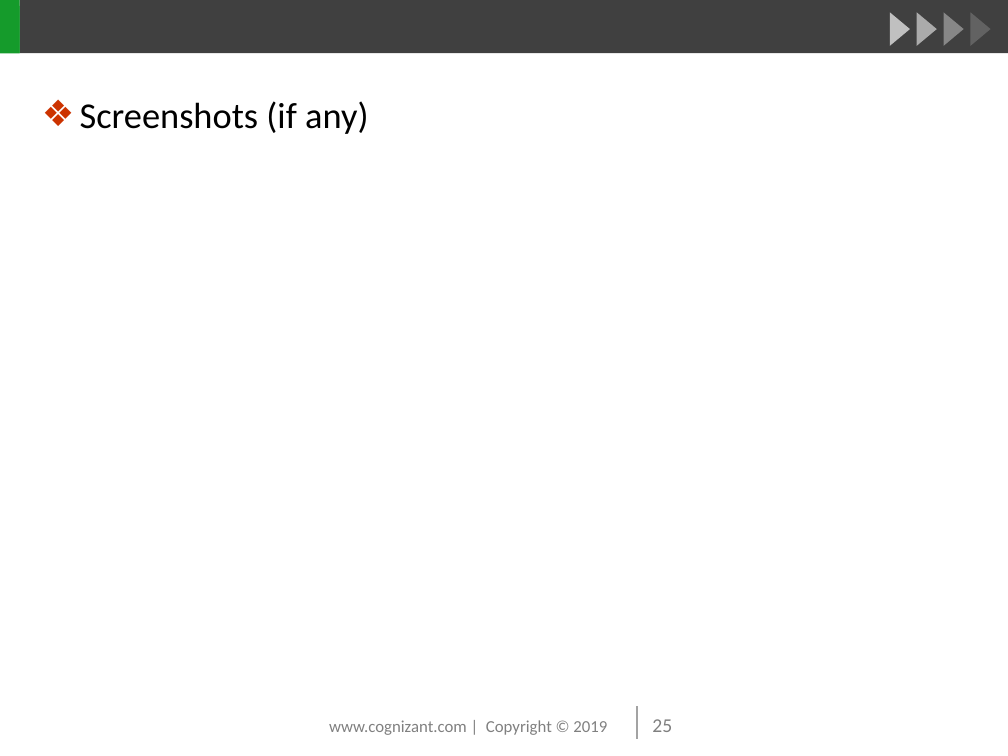
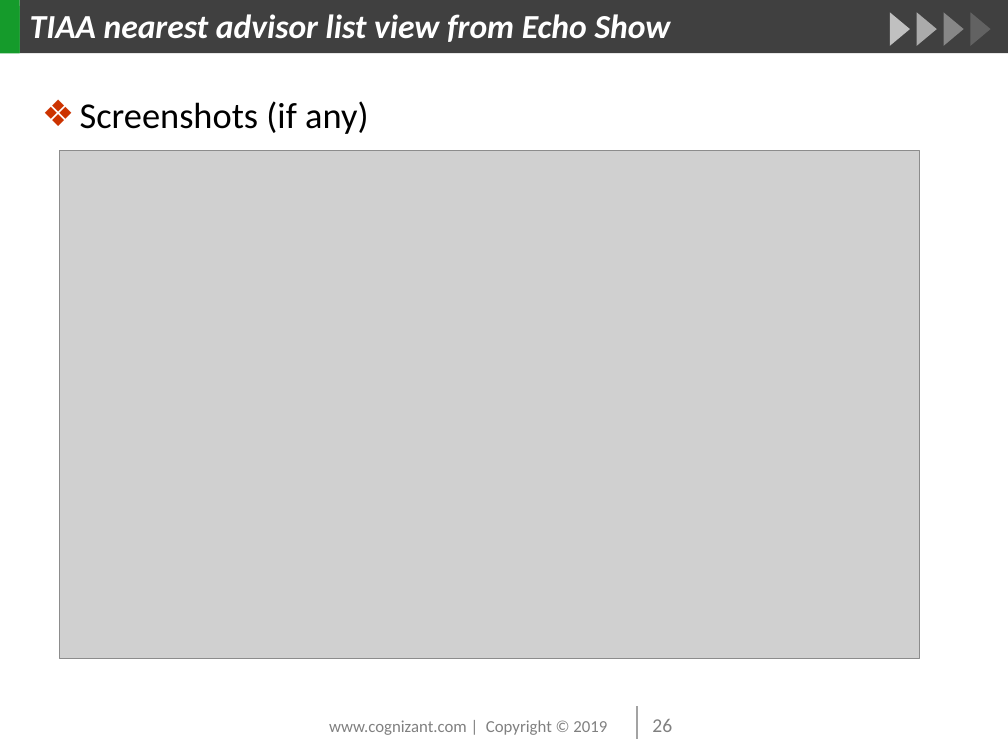
Before and after one commit to beulahmercy/myreact-quiz, a slide deck: slide 26 of TIAA Alexa Skill-PMR July 2019.pptx (slide 25 before the commit). Drawn at 1008x756 pixels with LibreOffice and Linux fonts; fonts in the diff are those of the drawing; grey boxes stand for pictures; background and template pictures are left out. Boxes give left, top, right and bottom in pixels: in the first picture for what was removed or moved away, otherwise in the second. Text is boxed around its words. In the diff, an @@ line names an element or a change of style, - is before the commit and + after.

```diff
--- a/TIAA Alexa Skill-PMR July 2019.pptx
+++ b/TIAA Alexa Skill-PMR July 2019.pptx
@@ title added at bbox=[30, 14, 671, 42], 24 pt, text #FFFFFF, bold, italic @@
+TIAA nearest advisor list view from Echo Show
@@ picture added at bbox=[59, 150, 919, 658] @@
@@ page number at bbox=[652, 719, 672, 732]: text changed @@
-25
+26
```
Also in this commit, not shown: 2 other slides changed, 5 slides added.
